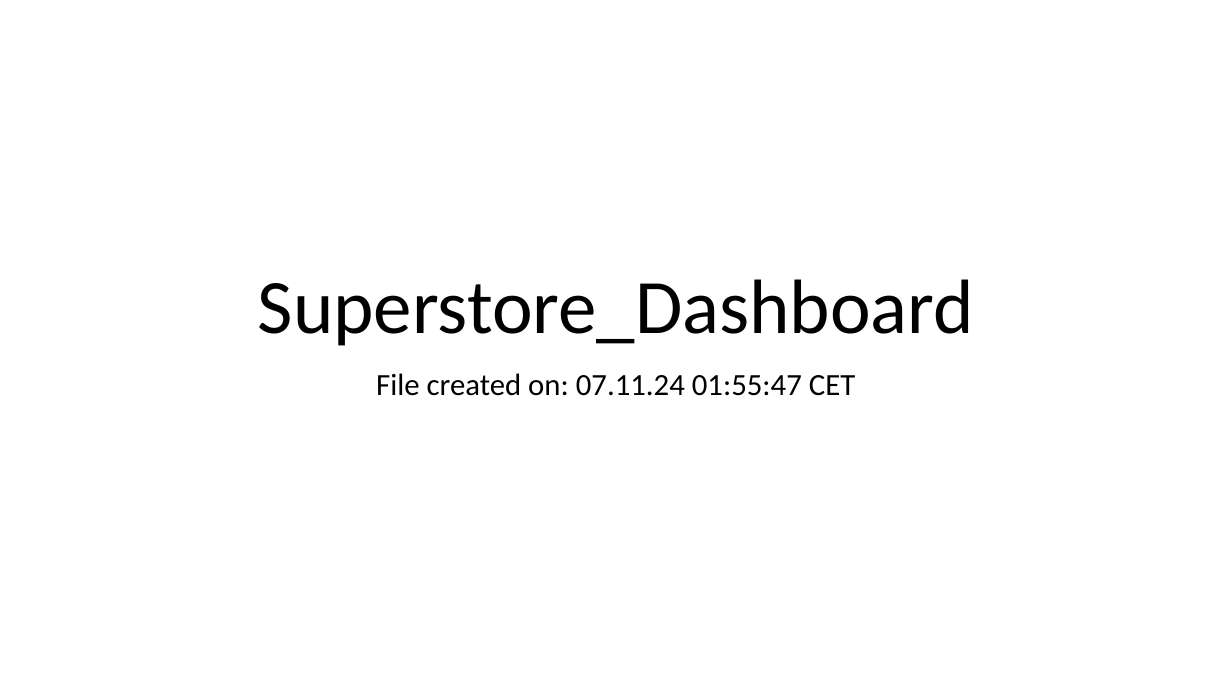
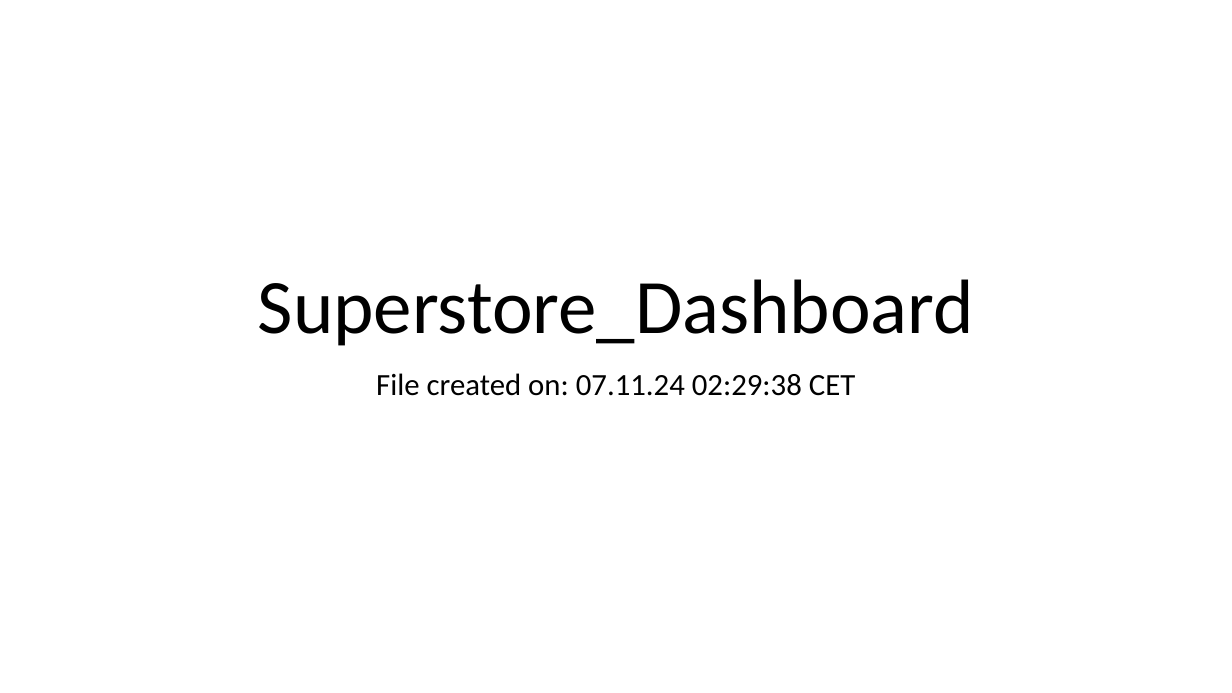
Before and after one commit to arsentag/Superstore-Data-Project, a slide deck: slide 1 of Superstore_Dashboard.pptx. Drawn at 1232x693 pixels with LibreOffice and Linux fonts; fonts in the diff are those of the drawing. Boxes give left, top, right and bottom in pixels: in the first picture for what was removed or moved away, otherwise in the second. Text is boxed around its words. In the diff, an @@ line names an element or a change of style, - is before the commit and + after.

```diff
--- a/Superstore_Dashboard.pptx
+++ b/Superstore_Dashboard.pptx
@@ subtitle at box(376, 373, 855, 396): text changed @@
-File created on: 07.11.24 01:55:47 CET
+File created on: 07.11.24 02:29:38 CET
```
Also in this commit, not shown: 1 other file.
